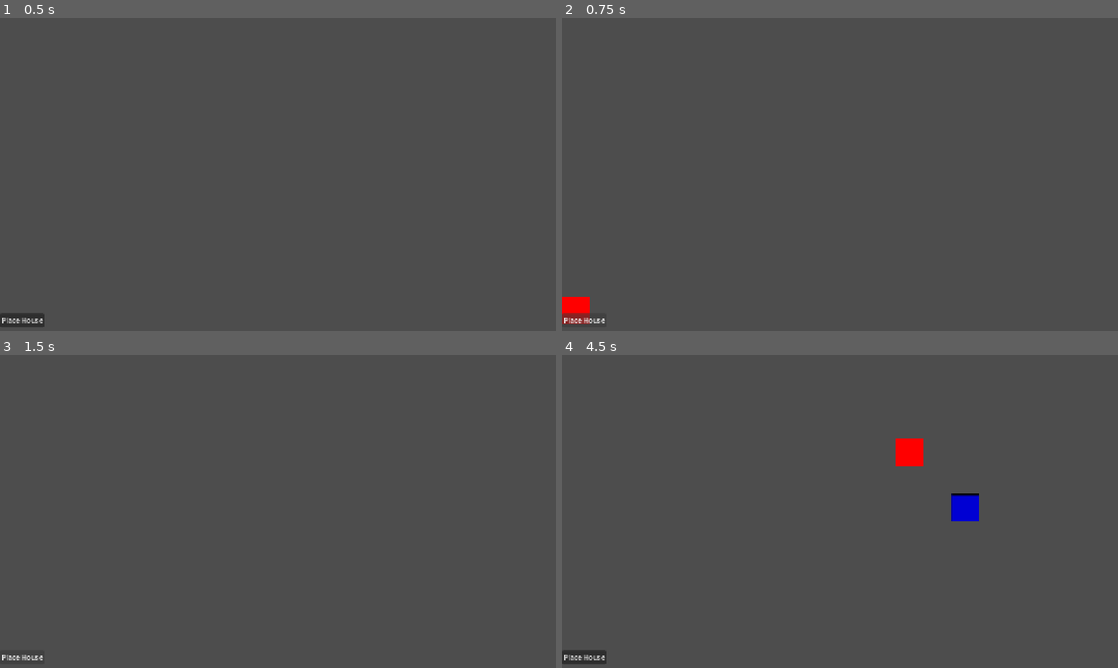
Above: before the commit, frames 1-4 (two rows, left to right).
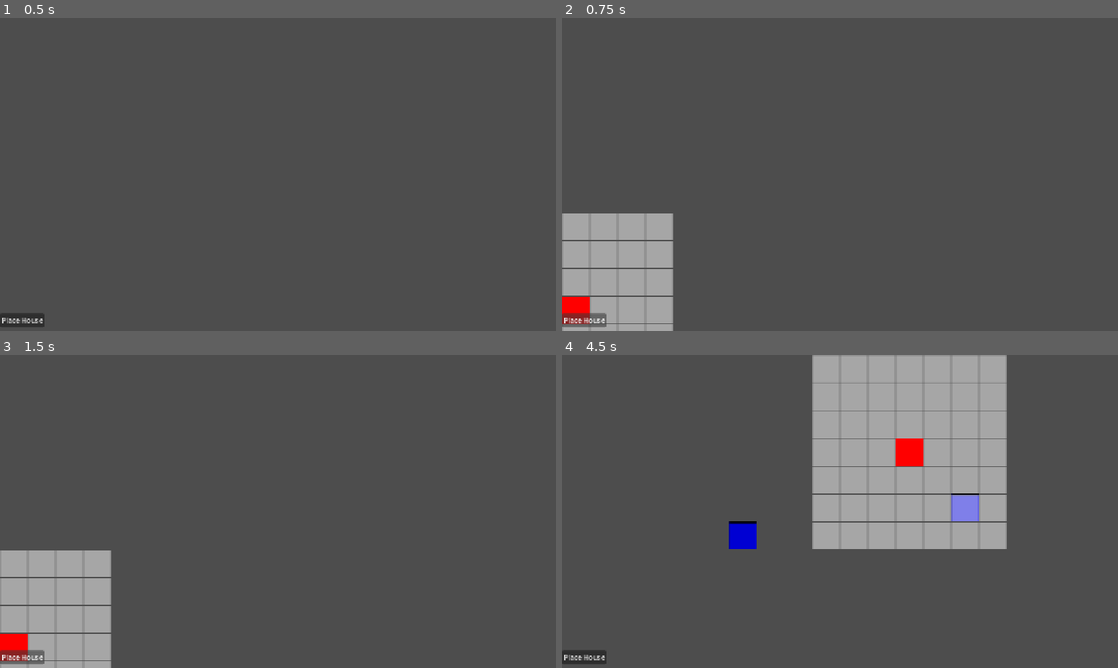
Above: after the commit, the same moments.

Repository: fkemeh18/grid-demo
Game: Godot game, scene res://Scenes/main.tscn
Two runs of this game, one before a commit and one after it. Both use one fixed random seed, a clock stepped at 60 frames per second and the inputs below.
Inputs (mouse positions are in pixels of both pictures, inside the frame that each line leads up to):
- Up to frame 1 (0.5 s): no input
- Up to frame 2 (0.75 s): click "Place House" at 0.5 s
- Up to frame 3 (1.5 s): click "Place House" at 1.25 s
- Up to frame 4 (4.5 s): click "Place House" at 2 s; tap Enter at 2.75, 4.25 s; move the mouse to (962, 495) at 2.77 s; press the mouse at (962, 495) at 2.78 s; tap Space at 3.5 s; move the mouse to (728, 527) at 3.52 s; release the mouse at (728, 527) at 3.53 s; click (728, 527) at 3.6 s; move the mouse to (895, 442) at 4.27 s; press the mouse at (895, 442) at 4.28 s

Frame 1 is identical in both runs. In frame 2, 6.8% of the frame differs, in the area x 0-20%, y 62-100%; in frame 3, 7.2%; in frame 4, 21%, in the area x 30-80%, y 0-62%.

Commit message:
Placement fucntionality update
Added another tile map layer and associated, half-transparent tiles that appear when building a tile is possible, as well as added a restriction so that tiles cannot be built upon one another. Also, while building the tiles is possible, pressing the build button will no longer cause errors.

Diff:
--- /dev/null
+++ b/Resources/highlight_tileset.tres
@@ -0,0 +1,12 @@
+[gd_resource type="TileSet" format=3 uid="uid://cl0lir1ju5mss"]
+
+[ext_resource type="Texture2D" uid="uid://yy5oxaaqukpw" path="res://Assets/highlight_tile.png" id="1_slcuc"]
+
+[sub_resource type="TileSetAtlasSource" id="TileSetAtlasSource_g66wp"]
+texture = ExtResource("1_slcuc")
+texture_region_size = Vector2i(64, 64)
+0:0/0 = 0
+
+[resource]
+tile_size = Vector2i(64, 64)
+sources/0 = SubResource("TileSetAtlasSource_g66wp")
--- a/Scenes/Buildings/building.tscn
+++ b/Scenes/Buildings/building.tscn
@@ -7,5 +7,6 @@
 
 [node name="Sprite2D" type="Sprite2D" parent="." unique_id=774024146]
 modulate = Color(0, 0.48813415, 0.8261662, 1)
+z_index = -1
 texture = SubResource("PlaceholderTexture2D_lcji4")
 centered = false
--- a/Scenes/main.tscn
+++ b/Scenes/main.tscn
@@ -4,6 +4,8 @@
 [ext_resource type="Texture2D" uid="uid://daqsd41ipt77n" path="res://Assets/red cube.png" id="2_jjvhh"]
 [ext_resource type="PackedScene" uid="uid://buhxelu7r53sk" path="res://Scenes/Buildings/building.tscn" id="2_kry3j"]
 [ext_resource type="Script" uid="uid://c363mum1vdtvy" path="res://Scripts/tile_map_layer.gd" id="3_kry3j"]
+[ext_resource type="Script" uid="uid://dvskfcvyxqcil" path="res://Scripts/highlight_tile_map_l.gd" id="4_21xkr"]
+[ext_resource type="TileSet" uid="uid://cl0lir1ju5mss" path="res://Resources/highlight_tileset.tres" id="5_kry3j"]
 
 [sub_resource type="TileSetAtlasSource" id="TileSetAtlasSource_h2yge"]
 texture = ExtResource("2_jjvhh")
@@ -14,13 +16,19 @@
 tile_size = Vector2i(64, 64)
 sources/1 = SubResource("TileSetAtlasSource_h2yge")
 
-[node name="Main" type="Node2D" unique_id=1049118499 node_paths=PackedStringArray("_tile_grid", "_place_building_button")]
+[node name="Main" type="Node2D" unique_id=1049118499 node_paths=PackedStringArray("_main_tml_", "_highlight_tml", "_place_building_button")]
 script = ExtResource("1_8gbba")
-_tile_grid = NodePath("TileMapLayer")
+_main_tml_ = NodePath("MainTileMapLayer")
+_highlight_tml = NodePath("HighlightTileMapL")
 _building_scene = ExtResource("2_kry3j")
 _place_building_button = NodePath("Button")
 
-[node name="TileMapLayer" type="TileMapLayer" parent="." unique_id=1977800345]
+[node name="HighlightTileMapL" type="TileMapLayer" parent="." unique_id=32821524]
+modulate = Color(1, 1, 1, 0.49803922)
+tile_set = ExtResource("5_kry3j")
+script = ExtResource("4_21xkr")
+
+[node name="MainTileMapLayer" type="TileMapLayer" parent="." unique_id=1977800345]
 tile_map_data = PackedByteArray(0, 0, 0, 0, 0, 0, 1, 0, 0, 0, 0, 0, 0, 0)
 tile_set = SubResource("TileSet_ig7tw")
 script = ExtResource("3_kry3j")
--- /dev/null
+++ b/Scripts/highlight_tile_map_l.gd
@@ -0,0 +1,13 @@
+class_name HighlightTML
+extends TileMapLayer
+
+
+func _update_highlighted_tiles(grid_tile_pos: Vector2i) -> void:
+	_clear()
+
+	for i in range(grid_tile_pos.x - 3, grid_tile_pos.x + 4):
+		for j in range(grid_tile_pos.y - 3, grid_tile_pos.y + 4):
+			set_cell(Vector2i(i, j), 0, Vector2i())
+
+func _clear() -> void:
+	clear()
--- a/Scripts/main.gd
+++ b/Scripts/main.gd
@@ -1,11 +1,13 @@
 class_name Game
 extends Node2D
 
-@export var _tile_grid: TileMapLayer
+@export var _main_tml_: MainTML
+@export var _highlight_tml: HighlightTML
 @export var _building_scene : PackedScene
 @export var _place_building_button: Button
 
-var _temp_pos: Vector2i
+var _temp_grid_pos: Vector2i
+var _active_place_button = false
 
 #deals with setting up pressed signal
 func _ready():
@@ -13,22 +15,25 @@
 
 #checks and enacts the pressed signal
 func _unhandled_input(event):
-	if (event.is_action_pressed("left_click") && _tile_grid._visible_tile):
+	if (event.is_action_pressed("left_click") && _main_tml_._visible_tile && (
+		!_main_tml_._occupied_tile_dict.has(_get_mouse_grid_pos()))):
 		_place_building()
 
 # passes updated mouse_pos to tile map class for tile
 func _process(delta):
-	_tile_grid.set_tile(_get_mouse_grid_pos())
+	_main_tml_.set_tile(_get_mouse_grid_pos())
+
+	if (_main_tml_._visible_tile && (_temp_grid_pos != null ||
+			_temp_grid_pos != _get_mouse_grid_pos())):
+		_temp_grid_pos = _get_mouse_grid_pos()
+		_highlight_tml._update_highlighted_tiles(_temp_grid_pos)
 
 # checks mouse pos and sends it to the tile grid class
 func _get_mouse_grid_pos() -> Vector2i:
 	var grid_pos: Vector2i
 	var mouse_pos = get_global_mouse_position()
 
-	if _tile_grid is TileGrid:
-		grid_pos = _tile_grid.process_mouse_pos(mouse_pos)
-		_temp_pos = grid_pos
-
+	grid_pos = _main_tml_.process_mouse_pos(mouse_pos)
 	return grid_pos
 
 #deals with the placement of sprite "building"
@@ -38,9 +43,14 @@
 
 	var grid_pos = _get_mouse_grid_pos()
 	building.global_position = grid_pos * 64
+	_main_tml_._register_built_tile(grid_pos)
 
-	_tile_grid._toggle_visibility(_temp_pos)
+	_main_tml_._toggle_visibility(grid_pos)
+	_highlight_tml._clear()
+	_active_place_button = false
 
 #resolves pressed signal functionality
 func _button_pressed():
-	_tile_grid._toggle_visibility(_temp_pos)
+	if !_active_place_button:
+		_active_place_button = true
+		_main_tml_._toggle_visibility(_get_mouse_grid_pos())
--- a/Scripts/tile_map_layer.gd
+++ b/Scripts/tile_map_layer.gd
@@ -1,8 +1,9 @@
-class_name TileGrid
+class_name MainTML
 extends TileMapLayer
 
 var _visible_tile = false
-var _temp_tile_pos = Vector2i(0, 0)
+var _temp_tile_pos: Vector2i
+var _occupied_tile_dict: Dictionary[Vector2i, bool]
 
 # changes mouse_pos to Vector2i
 func process_mouse_pos(mouse_pos: Vector2) -> Vector2i:
@@ -29,6 +30,8 @@
 
 # change visibility
 func _toggle_visibility(tile: Vector2i) -> void:
+
+
 	match _visible_tile:
 		true:
 			_visible_tile = false
@@ -39,3 +42,6 @@
 # clears tile
 func _clear_tile(tile: Vector2i) -> void:
 	erase_cell(tile)
+
+func _register_built_tile(tile_pos: Vector2i) -> void:
+	_occupied_tile_dict.set(tile_pos, true)
Binary file added: Assets/highlight_tile.png
Not shown, added: Assets/highlight_tile.png.import
Not shown, added: Scripts/highlight_tile_map_l.gd.uid
